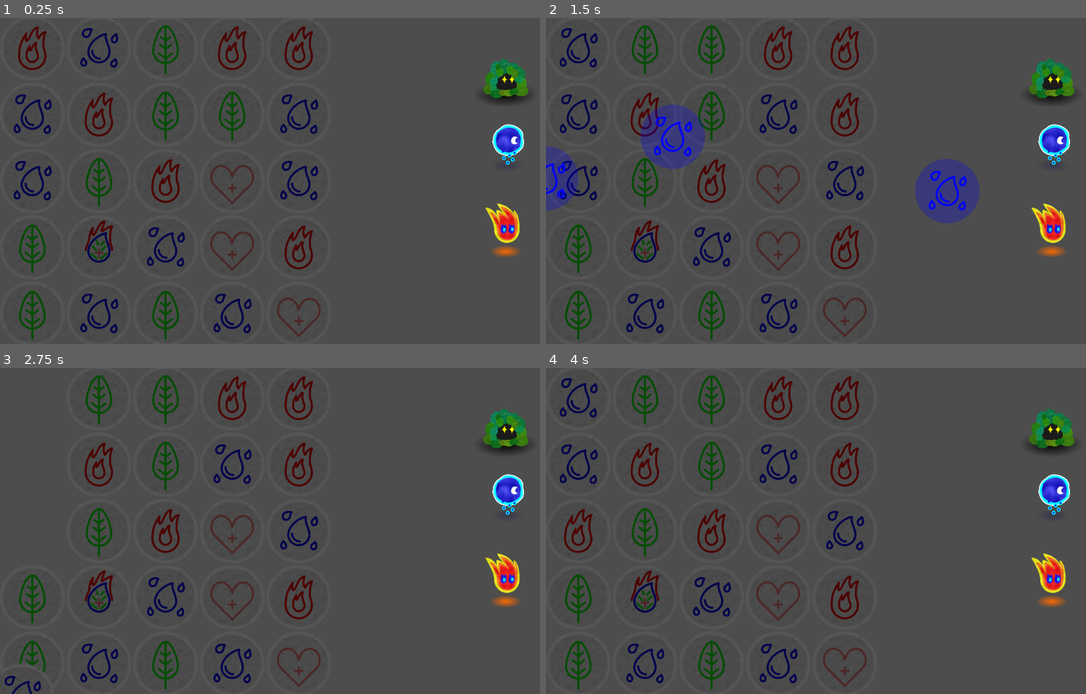
Above: before the commit, frames 1-4 (two rows, left to right).
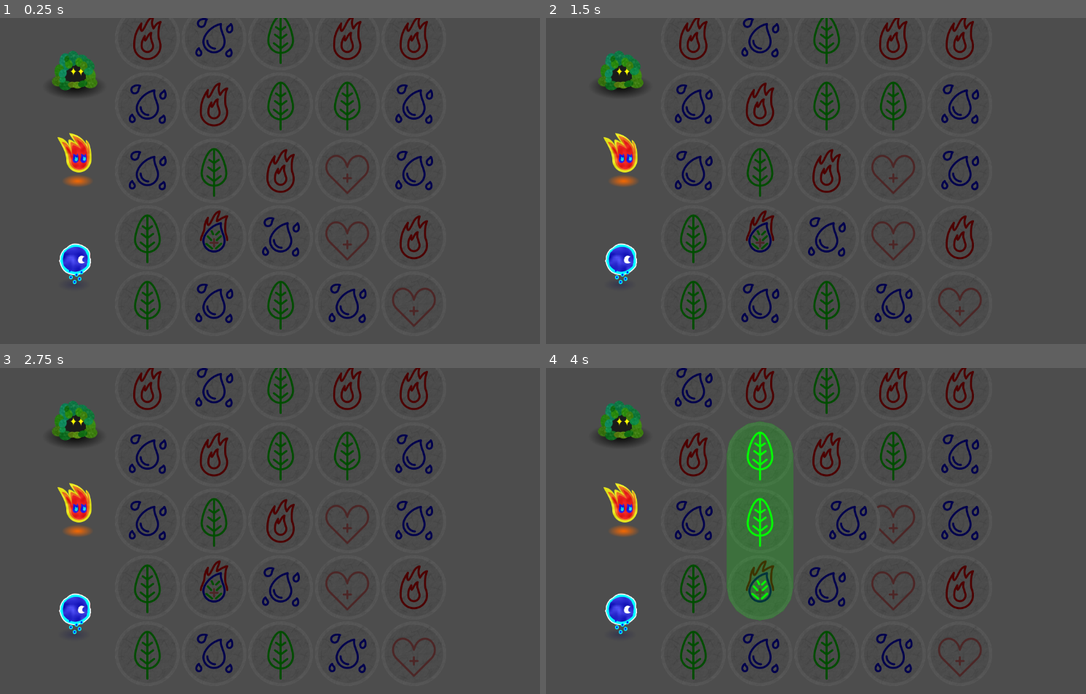
Above: after the commit, the same moments.

Repository: xorblo-doitus/Alygn
Game: Godot game, scene res://room/room.tscn
The game is run twice, just before and just after one commit, with the same random seed, the same clock (stepped at 60 frames per second) and the same inputs. Before the commit the project starts from res://room/board/board.tscn.
Inputs (mouse positions are in pixels of both pictures, inside the frame that each line leads up to):
- Up to frame 1 (0.25 s): no input
- Up to frame 2 (1.5 s): tap Enter at 0.5 s; drag from (578, 47) to (897, 109) at 0.52 s; drag from (578, 47) to (805, 246) at 1.27 s
- Up to frame 3 (2.75 s): move the mouse to (97, 397) at 2.02 s; click (97, 397) at 2.17 s
- Up to frame 4 (4 s): drag from (713, 397) to (664, 482) at 2.77 s; drag from (778, 397) to (864, 531) at 3.52 s

The runs differ from the first frame. In frame 1, 15% of the frame differs, in the area x 2-98%, y 0-99%; in frame 2, 19%; in frame 3, 14%; in frame 4, 21%.

Commit message:
POC token powering elemonsters

Diff:
--- a/project.godot
+++ b/project.godot
@@ -11,7 +11,7 @@
 [application]
 
 config/name="Alygn"
-run/main_scene="res://room/board/board.tscn"
+run/main_scene="res://room/room.tscn"
 config/features=PackedStringArray("4.2", "GL Compatibility")
 config/icon="res://icon.svg"
 
--- a/room/board/board.gd
+++ b/room/board/board.gd
@@ -1,3 +1,4 @@
+class_name Board
 extends Control
 
 
--- a/room/board/board.tscn
+++ b/room/board/board.tscn
@@ -1,17 +1,15 @@
-[gd_scene load_steps=7 format=3 uid="uid://dyy06o6cq2m8l"]
+[gd_scene load_steps=3 format=3 uid="uid://dyy06o6cq2m8l"]
 
 [ext_resource type="Script" path="res://room/board/board.gd" id="1_nhcxa"]
 [ext_resource type="PackedScene" uid="uid://715vqlpuvb3q" path="res://room/board/grid/grid.tscn" id="2_1dlc2"]
-[ext_resource type="PackedScene" uid="uid://2rcqv6b312p6" path="res://room/elemonster/elemonster_sprite.tscn" id="3_lueko"]
-[ext_resource type="Resource" uid="uid://ckj6v1xthneur" path="res://room/elemonster/elemonster_resources/ogwater.tres" id="4_bfrlk"]
-[ext_resource type="Resource" uid="uid://cl7hvpw5jvrih" path="res://room/elemonster/elemonster_resources/bush.tres" id="5_v6dqr"]
-[ext_resource type="Resource" uid="uid://bw50hlworwspi" path="res://room/elemonster/elemonster_resources/wisp.tres" id="6_6rw0l"]
 
 [node name="Board" type="Control"]
 layout_mode = 3
-anchors_preset = 15
-anchor_right = 1.0
-anchor_bottom = 1.0
+anchors_preset = 8
+anchor_left = 0.5
+anchor_top = 0.5
+anchor_right = 0.5
+anchor_bottom = 0.5
 grow_horizontal = 2
 grow_vertical = 2
 mouse_filter = 1
@@ -31,17 +29,5 @@
 
 [node name="Lines" type="Node2D" parent="."]
 
-[node name="ElemonsterSprite" parent="." instance=ExtResource("3_lueko")]
-position = Vector2(1002, 152)
-elemonster_resource = ExtResource("5_v6dqr")
-
-[node name="ElemonsterSprite2" parent="." instance=ExtResource("3_lueko")]
-position = Vector2(1005, 293)
-elemonster_resource = ExtResource("4_bfrlk")
-
-[node name="ElemonsterSprite3" parent="." instance=ExtResource("3_lueko")]
-position = Vector2(1002, 464)
-elemonster_resource = ExtResource("6_6rw0l")
-
 [connection signal="matches_changed" from="VBoxContainer/Grid" to="." method="_on_grid_matches_changed"]
 [connection signal="state_changed" from="VBoxContainer/Grid" to="." method="_on_grid_state_changed"]
--- a/room/board/grid/grid.gd
+++ b/room/board/grid/grid.gd
@@ -4,6 +4,7 @@
 
 signal state_changed()
 signal matches_changed(matches: Array[TokenLine])
+signal scored(token: TokenSprite, type: Element.Type)
 
 
 enum State {
@@ -148,7 +149,8 @@
 			#var token_sprite: TokenSprite = get_token_sprite(index)
 			if token_sprite not in activated_tokens:
 				activated_tokens.push_back(token_sprite)
-			token_sprite.scores(Vector2(860, 330), token_line.type)
+			scored.emit(token_sprite, token_line.type)
+			#token_sprite.scores(Vector2(860, 330), token_line.type)
 			token_activation_count[token_sprite].remove(token_line.type)
 			token_sprite.token.active_type = token_activation_count[token_sprite].get_type()
 			await get_tree().create_timer(0.1).timeout
--- a/room/board/grid/token/token_sprite/token_sprite.gd
+++ b/room/board/grid/token/token_sprite/token_sprite.gd
@@ -85,7 +85,7 @@
 	create_tween().tween_property(
 		scoring_sprite,
 		"global_position",
-		to,
+		to - size/2,
 		tween_duration
 	).set_ease(Tween.EASE_IN).set_trans(Tween.TRANS_BACK).finished.connect(scoring_sprite.queue_free)
 
--- a/room/elemonster/elemonster_resource.gd
+++ b/room/elemonster/elemonster_resource.gd
@@ -1,5 +1,9 @@
+@tool
 class_name ElemonsterResource
 extends Resource
+
+
+var type: Element.Type
 
 
 @export_group("sprite")
@@ -9,3 +13,19 @@
 @export var shadow_color: Color = Color.BLACK
 @export var shadow_size: Vector2 = Vector2(1, 0.4)
 @export var shadow_texture: Texture2D = preload("uid://s8c1te6lnxg") #"res://room/elemonster/shadows/circle.svg"
+
+@export_group("")
+
+var debounce: bool = false
+func _get_property_list() -> Array[Dictionary]:
+	print("a")
+	return [
+		{
+			"class_name": "ElemonsterResource",
+			"hint": PROPERTY_HINT_FLAGS,
+			"hint_string": "Plant,Water,Fire",
+			"name": "type",
+			"type": TYPE_INT,
+			"usage": PROPERTY_USAGE_DEFAULT
+		},
+	]
--- a/room/elemonster/elemonster_resources/bush.tres
+++ b/room/elemonster/elemonster_resources/bush.tres
@@ -10,3 +10,4 @@
 shadow_color = Color(0, 0, 0, 1)
 shadow_size = Vector2(0.5, 0.2)
 shadow_texture = ExtResource("2_o8ori")
+type = 1
--- a/room/elemonster/elemonster_resources/ogwater.tres
+++ b/room/elemonster/elemonster_resources/ogwater.tres
@@ -10,3 +10,4 @@
 shadow_color = Color(0, 0, 0.290196, 0.294118)
 shadow_size = Vector2(0.25, 0.1)
 shadow_texture = ExtResource("2_8n102")
+type = 2
--- a/room/elemonster/elemonster_resources/wisp.tres
+++ b/room/elemonster/elemonster_resources/wisp.tres
@@ -10,3 +10,4 @@
 shadow_color = Color(0.992157, 0.415686, 0, 1)
 shadow_size = Vector2(0.25, 0.1)
 shadow_texture = ExtResource("2_2rmn2")
+type = 4
--- a/room/elemonster/elemonster_sprite.gd
+++ b/room/elemonster/elemonster_sprite.gd
@@ -36,3 +36,7 @@
 
 	monster_sprite.texture = elemonster_resource.sprite_texture
 	monster_sprite.position.y = 16 - elemonster_resource.sprite_texture.get_size().y/2.0
+
+
+func get_global_token_target() -> Vector2:
+	return monster_sprite.global_position #+ monster_sprite.get_rect().size / 2.0
--- /dev/null
+++ b/room/room.gd
@@ -0,0 +1,15 @@
+extends Control
+
+
+@onready var board: Board = $Board
+@onready var elemonsters_left: Node2D = $ElemonstersLeft
+
+
+func _ready() -> void:
+	board.grid.scored.connect(_on_token_scored)
+
+
+func _on_token_scored(token_sprite: TokenSprite, type: Element.Type) -> void:
+	for elemonster_sprite: ElemonsterSprite in elemonsters_left.get_children():
+		if elemonster_sprite.elemonster_resource.type & type or type == Element.Type.HEAL:
+			token_sprite.scores(elemonster_sprite.get_global_token_target(), type)
--- /dev/null
+++ b/room/room.tscn
@@ -0,0 +1,39 @@
+[gd_scene load_steps=7 format=3 uid="uid://bknkxnfuo75m5"]
+
+[ext_resource type="PackedScene" uid="uid://dyy06o6cq2m8l" path="res://room/board/board.tscn" id="1_gg3mr"]
+[ext_resource type="Script" path="res://room/room.gd" id="1_qhp4e"]
+[ext_resource type="PackedScene" uid="uid://2rcqv6b312p6" path="res://room/elemonster/elemonster_sprite.tscn" id="1_qm8ub"]
+[ext_resource type="Resource" uid="uid://cl7hvpw5jvrih" path="res://room/elemonster/elemonster_resources/bush.tres" id="2_6b8by"]
+[ext_resource type="Resource" uid="uid://bw50hlworwspi" path="res://room/elemonster/elemonster_resources/wisp.tres" id="3_a3w5r"]
+[ext_resource type="Resource" uid="uid://ckj6v1xthneur" path="res://room/elemonster/elemonster_resources/ogwater.tres" id="4_to0y8"]
+
+[node name="Room" type="Control"]
+layout_mode = 3
+anchors_preset = 15
+anchor_right = 1.0
+anchor_bottom = 1.0
+grow_horizontal = 2
+grow_vertical = 2
+mouse_filter = 2
+script = ExtResource("1_qhp4e")
+
+[node name="ElemonstersLeft" type="Node2D" parent="."]
+
+[node name="ElemonsterSprite" parent="ElemonstersLeft" instance=ExtResource("1_qm8ub")]
+position = Vector2(148, 136)
+elemonster_resource = ExtResource("2_6b8by")
+
+[node name="ElemonsterSprite2" parent="ElemonstersLeft" instance=ExtResource("1_qm8ub")]
+position = Vector2(154, 324)
+elemonster_resource = ExtResource("3_a3w5r")
+
+[node name="ElemonsterSprite3" parent="ElemonstersLeft" instance=ExtResource("1_qm8ub")]
+position = Vector2(147, 530)
+elemonster_resource = ExtResource("4_to0y8")
+
+[node name="Board" parent="." instance=ExtResource("1_gg3mr")]
+layout_mode = 1
+offset_left = -20.0
+offset_top = -20.0
+offset_right = -20.0
+offset_bottom = -20.0
